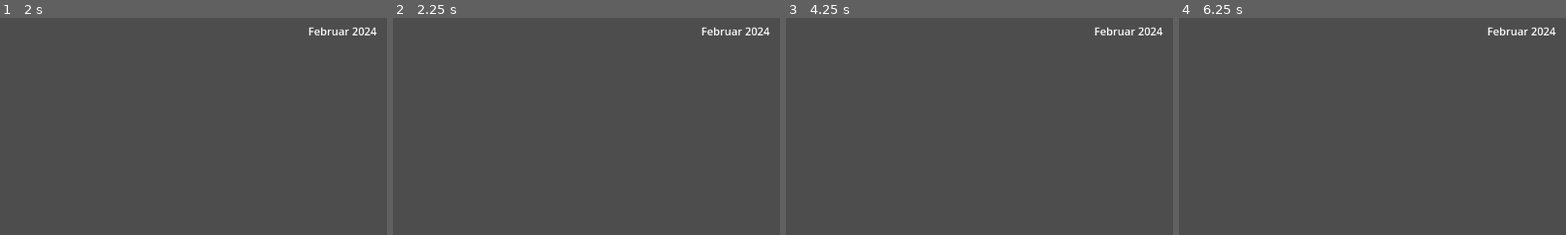
Above: before the commit, frames 1-4 (left to right).
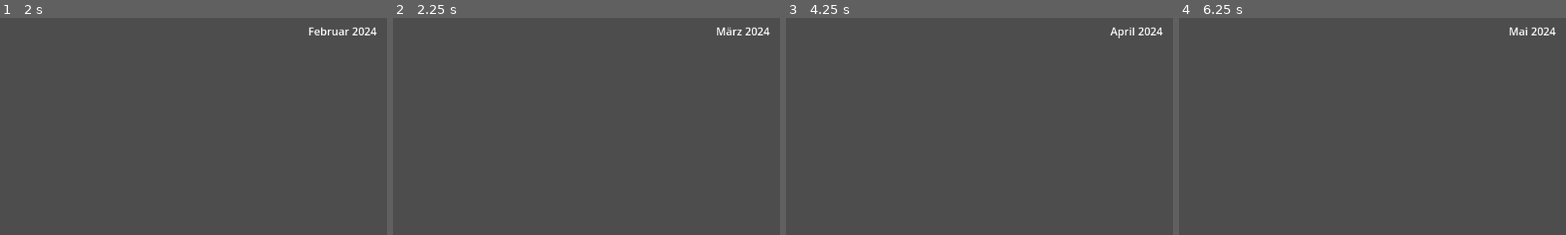
Above: after the commit, the same moments.

Repository: Randaleee/software-stories-prototyp
Game: Godot game, scene res://main.tscn
The game is run twice, just before and just after one commit, with the same random seed, the same clock (stepped at 60 frames per second) and the same inputs. Before the commit the project has no main scene; this scene is started directly in both runs.
Inputs:
- Up to frame 1 (2 s): tap Enter at 0.5 s; tap Space at 1.25 s
- Up to frame 2 (2.25 s): tap Enter at 2 s
- Up to frame 3 (4.25 s): tap Space at 2.75 s; tap Enter at 3.5 s
- Up to frame 4 (6.25 s): tap Space at 4.25 s
The pictures show only the part of the screen within x 50-100%, y 0-50%; the shares and areas given below are measured in that part.

Frame 1 is identical in both runs. In frame 2, 0.2% of the frame differs, in the area x 79-91%, y 4-9%; in frame 3, 0.2%; in frame 4, 0.2%.

Commit message:
Zeitmanagement hinzugefügt

Diff:
--- a/Autoloads/GameManager.gd
+++ b/Autoloads/GameManager.gd
@@ -20,10 +20,15 @@
 signal geld_geändert
 
 func _ready():
-	pass
+	var timer = Timer.new()
+	add_child(timer)
+	timer.wait_time = 2.0
+	timer.timeout.connect(nächster_monat)
+	timer.start()
 
 func nächster_monat():
 	aktuelles_datum.monat += 1
 	if aktuelles_datum.monat > 12:
 		aktuelles_datum.monat = 1
 		aktuelles_datum.jahr += 1
+	monat_vergangen.emit()
--- a/main.gd
+++ b/main.gd
@@ -6,6 +6,10 @@
 
 # Called when the node enters the scene tree for the first time.
 func _ready() -> void:
+	GameManager.monat_vergangen.connect(_update_anzeige)
+	_update_anzeige()
+
+func _update_anzeige():
 	konto.text = str(GameManager.geld)
 	tag_zahl.text = GameManager.MONATE[GameManager.aktuelles_datum.monat]
 	monat_name.text = str(GameManager.aktuelles_datum.jahr)
--- a/project.godot
+++ b/project.godot
@@ -11,6 +11,7 @@
 [application]
 
 config/name="Software Stories Prototyp"
+run/main_scene="res://main.tscn"
 config/features=PackedStringArray("4.3", "GL Compatibility")
 config/icon="res://icon.svg"
 
